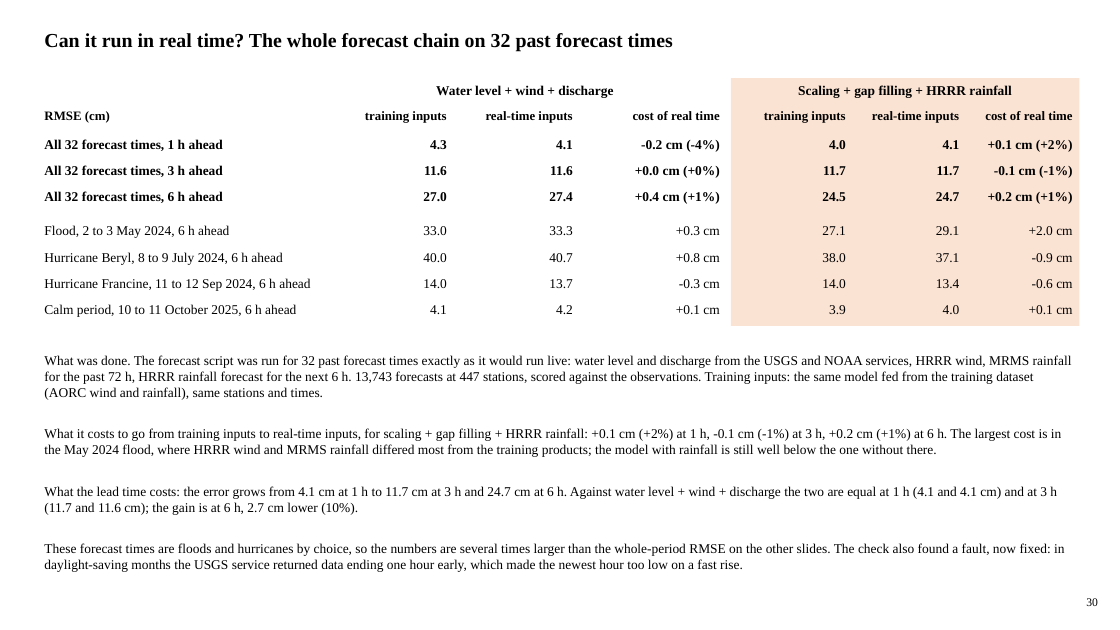
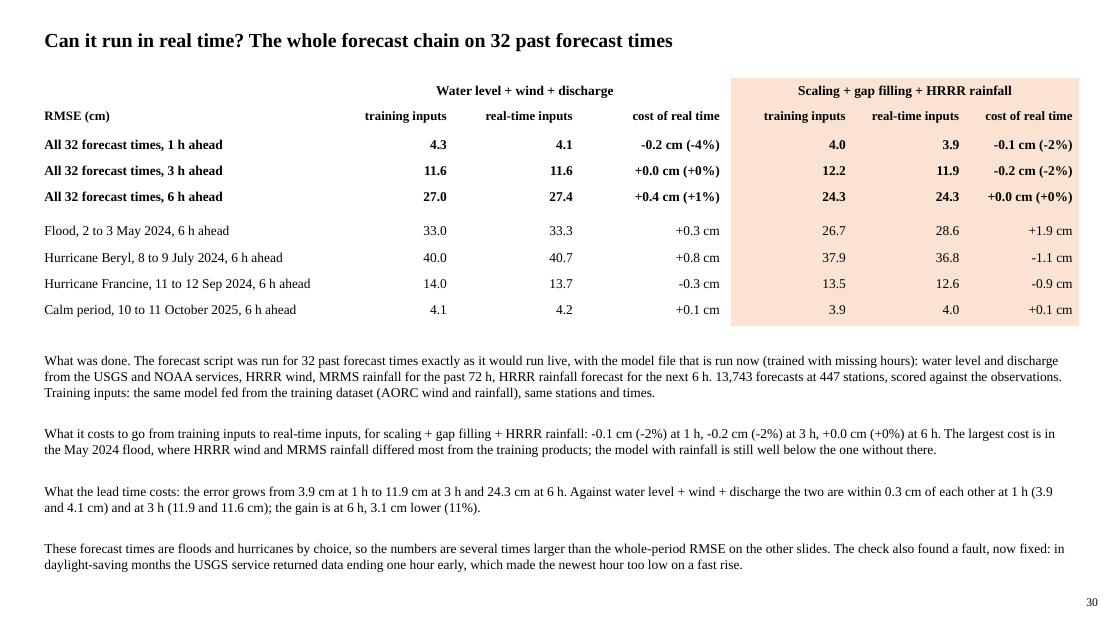
Before and after one commit to LaurenW1997/subdomainLSTM, a slide deck: slide 30 of deliverables/17_versions/version_comparison.pptx. Drawn at 1120x630 pixels with LibreOffice and Linux fonts; fonts in the diff are those of the drawing. Boxes give left, top, right and bottom in pixels: in the first picture for what was removed or moved away, otherwise in the second. Text is boxed around its words. In the diff, an @@ line names an element or a change of style, - is before the commit and + after.

```diff
--- a/deliverables/17_versions/version_comparison.pptx
+++ b/deliverables/17_versions/version_comparison.pptx
@@ text at (943,140,960,149): text changed @@
-4.1
+3.9
@@ text at (994,140,1073,152): text changed @@
-+0.1 cm (+2%)
+-0.1 cm (-2%)
@@ text at (822,166,845,175): text changed @@
-11.7
+12.2
@@ text at (937,166,960,175): text changed @@
-11.7
+11.9
@@ text at (994,166,1073,178): text changed @@
--0.1 cm (-1%)
+-0.2 cm (-2%)
@@ text at (822,192,845,201): text changed @@
-24.5
+24.3
@@ text at (936,192,959,201): text changed @@
-24.7
+24.3
@@ text at (988,192,1073,204): text changed @@
-+0.2 cm (+1%)
++0.0 cm (+0%)
@@ text at (822,226,845,235): text changed @@
-27.1
+26.7
@@ text at (936,226,959,235): text changed @@
-29.1
+28.6
@@ text at (1029,226,1072,235): text changed @@
-+2.0 cm
++1.9 cm
@@ text at (822,253,845,262): text changed @@
-38.0
+37.9
@@ text at (936,253,959,262): text changed @@
-37.1
+36.8
@@ text at (1032,253,1072,262): text changed @@
--0.9 cm
+-1.1 cm
@@ text at (822,279,845,288): text changed @@
-14.0
+13.5
@@ text at (936,279,959,288): text changed @@
-13.4
+12.6
@@ text at (1032,279,1072,288): text changed @@
--0.6 cm
+-0.9 cm
@@ text at (44,355,1062,515): text changed @@
-What was done. The forecast script was run for 32 past forecast times exactly as it would run live: water level and discharge from the USGS and NOAA services, HRRR wind, MRMS rainfall for the past 72 h, HRRR rainfall forecast for the next 6 h. 13,743 forecasts at 447 stations, scored against the observations. Training inputs: the same model fed from the training dataset (AORC wind and rainfall), same stations and times.
-What it costs to go from training inputs to real-time inputs, for scaling + gap filling + HRRR rainfall: +0.1 cm (+2%) at 1 h, -0.1 cm (-1%) at 3 h, +0.2 cm (+1%) at 6 h. The largest cost is in the May 2024 flood, where HRRR wind and MRMS rainfall differed most from the training products; the model with rainfall is still well below the one without there.
-What the lead time costs: the error grows from 4.1 cm at 1 h to 11.7 cm at 3 h and 24.7 cm at 6 h. Against water level + wind + discharge the two are equal at 1 h (4.1 and 4.1 cm) and at 3 h (11.7 and 11.6 cm); the gain is at 6 h, 2.7 cm lower (10%).
+What was done. The forecast script was run for 32 past forecast times exactly as it would run live, with the model file that is run now (trained with missing hours): water level and discharge from the USGS and NOAA services, HRRR wind, MRMS rainfall for the past 72 h, HRRR rainfall forecast for the next 6 h. 13,743 forecasts at 447 stations, scored against the observations. Training inputs: the same model fed from the training dataset (AORC wind and rainfall), same stations and times.
+What it costs to go from training inputs to real-time inputs, for scaling + gap filling + HRRR rainfall: -0.1 cm (-2%) at 1 h, -0.2 cm (-2%) at 3 h, +0.0 cm (+0%) at 6 h. The largest cost is in the May 2024 flood, where HRRR wind and MRMS rainfall differed most from the training products; the model with rainfall is still well below the one without there.
+What the lead time costs: the error grows from 3.9 cm at 1 h to 11.9 cm at 3 h and 24.3 cm at 6 h. Against water level + wind + discharge the two are within 0.3 cm of each other at 1 h (3.9 and 4.1 cm) and at 3 h (11.9 and 11.6 cm); the gain is at 6 h, 3.1 cm lower (11%).
```
Also in this commit, not shown: 3 other files.
